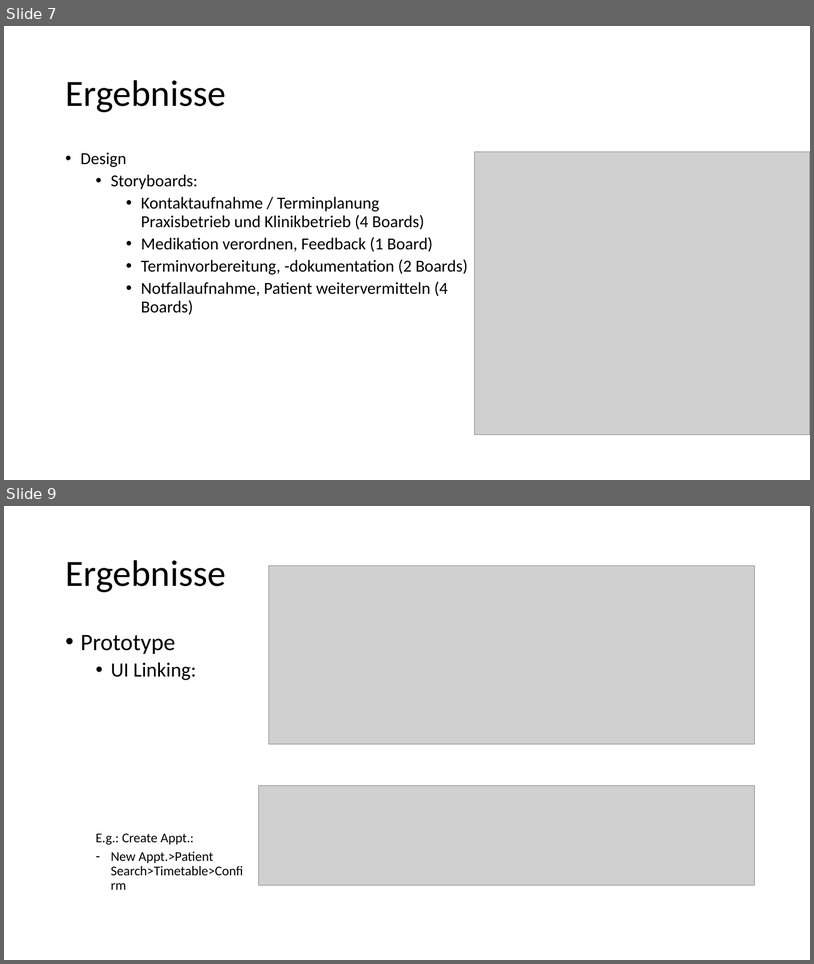
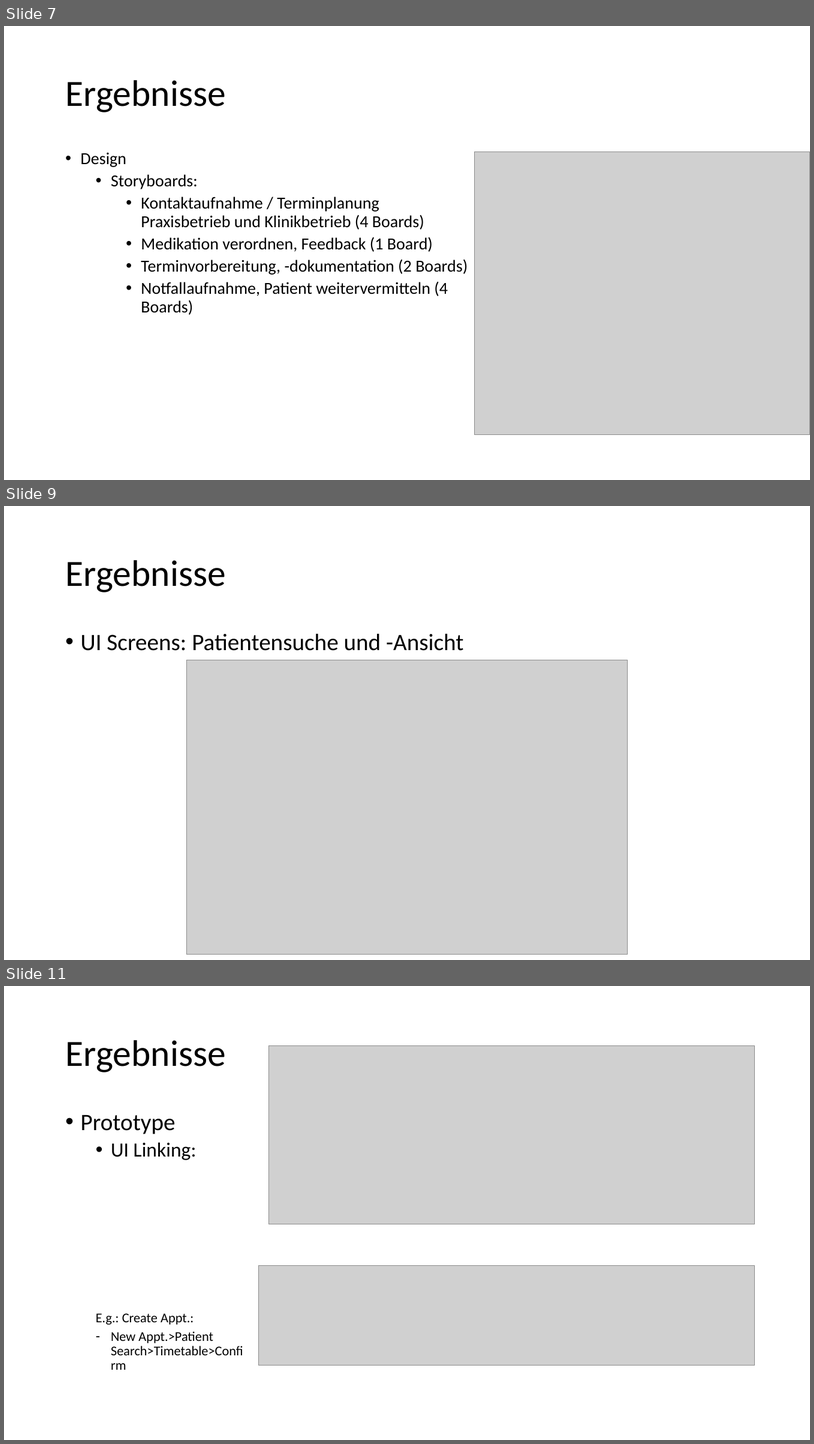
Before and after one commit to AdrianAulbach/CS1, a slide deck: docs/CS1/task03/Design Thinking/Präsentation Task3.pptx. Shown one above the other, each under a label of ours: slides 7 and 9 before the commit, slides 7, 9 and 11 after it; the slides between them are not shown. The pictures are 814x964 and 814x1444 pixels, drawn with LibreOffice and Linux fonts; fonts in the diff are those of the drawing; grey boxes stand for pictures. Boxes give left, top, right and bottom in pixels: in the first picture for what was removed or moved away, otherwise in the second. Text is boxed around its words. In the diff, an @@ line names an element or a change of style, - is before the commit and + after.

```diff
--- a/docs/CS1/task03/Design Thinking/Präsentation Task3.pptx
+++ b/docs/CS1/task03/Design Thinking/Präsentation Task3.pptx
@@ slide 9 added at <box>4,506,810,960</box>, background #FFFFFF @@
@@ title added at <box>65,560,225,592</box>, 44 pt, text #000000 @@
+Ergebnisse
@@ text added at <box>81,633,464,651</box>, 28 pt, text #000000 @@
+• UI Screens: Patientensuche und -Ansicht
@@ picture added at <box>186,660,629,954</box> @@
@@ what was slide 9 is now slide 11 @@
```
Also in this commit, not shown: 2 slides changed, 1 other slide added, 1 other file.
